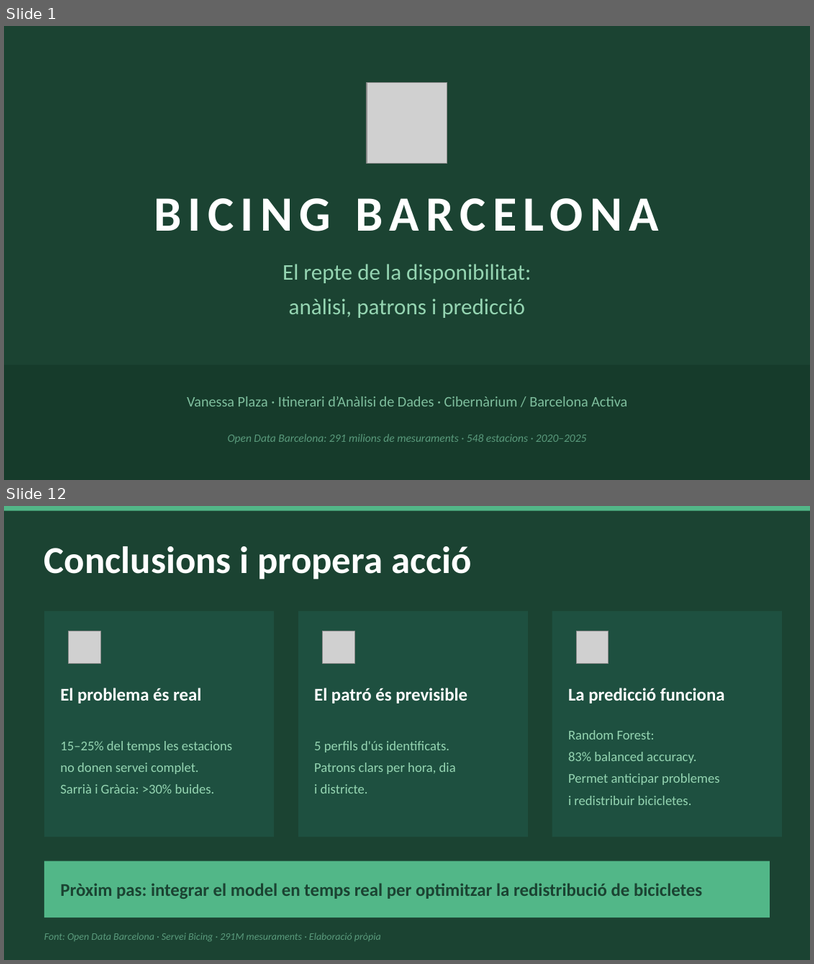
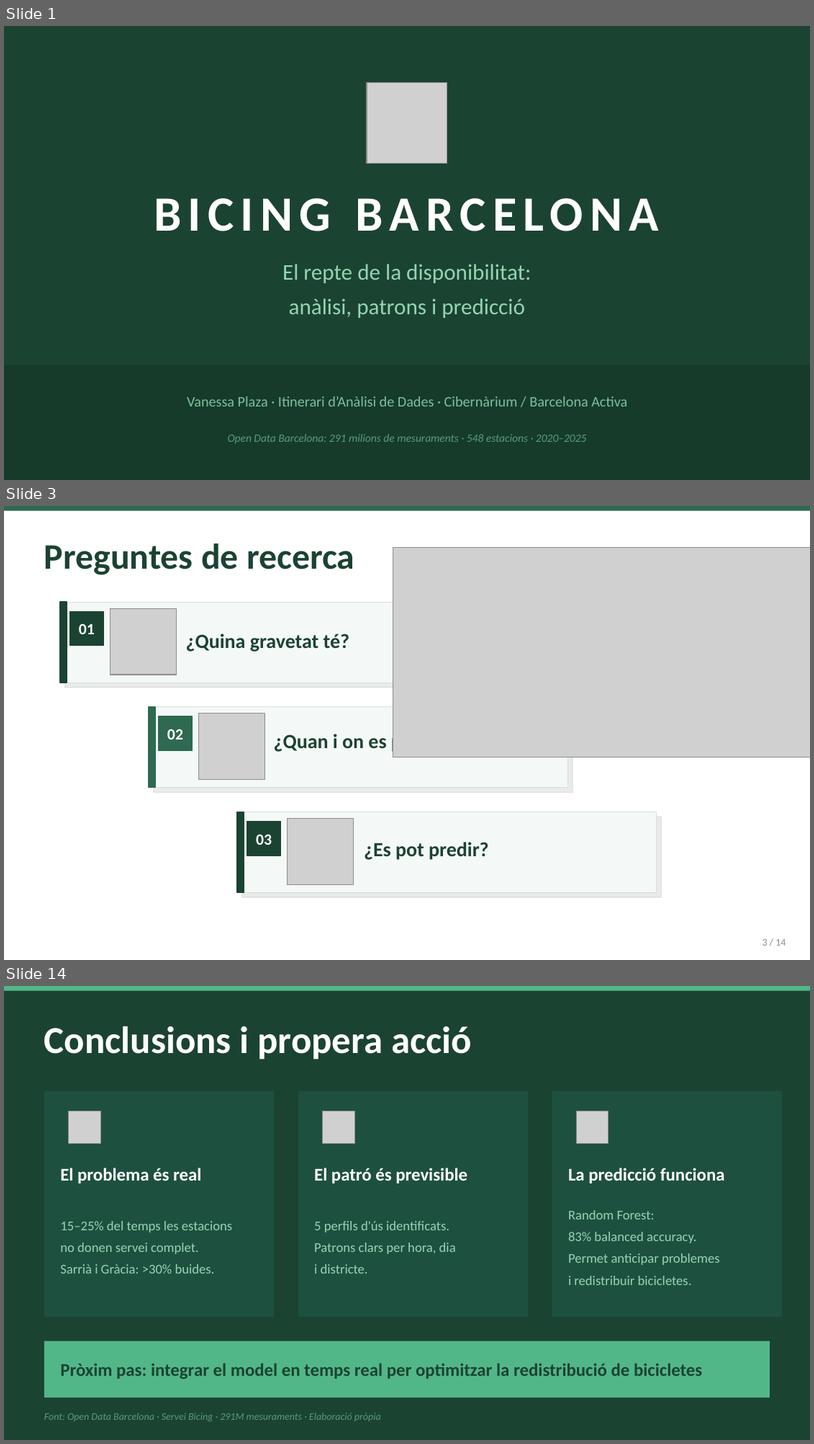
Before and after one commit to VanePla/Projectes-ITCib, a slide deck: SPRINT_13_Projecte_Final/Projecte_bicing.pptx. Shown one above the other, each under a label of ours: slides 1 and 12 before the commit, slides 1, 3 and 14 after it; the slides between them are not shown. The pictures are 814x964 and 814x1444 pixels, drawn with LibreOffice and Linux fonts; fonts in the diff are those of the drawing; grey boxes stand for pictures. Boxes give left, top, right and bottom in pixels: in the first picture for what was removed or moved away, otherwise in the second. Text is boxed around its words. In the diff, an @@ line names an element or a change of style, - is before the commit and + after.

```diff
--- a/SPRINT_13_Projecte_Final/Projecte_bicing.pptx
+++ b/SPRINT_13_Projecte_Final/Projecte_bicing.pptx
@@ slide 3 added at (x1=4, y1=506, x2=810, y2=960), background #FFFFFF @@
@@ rectangle added at (x1=4, y1=506, x2=810, y2=511), fill #2D6A4F @@
@@ text added at (x1=44, y1=543, x2=355, y2=575), 32 pt, text #1B4332, bold @@
+Preguntes de recerca
@@ picture added at (x1=394, y1=548, x2=810, y2=757) @@
@@ rectangle added at (x1=60, y1=602, x2=480, y2=682), fill #F4F8F6, outline #D0E4D8 0.5 pt @@
@@ rectangle added at (x1=60, y1=602, x2=67, y2=682), fill #1B4332, outline #1B4332 1 pt @@
@@ rectangle added at (x1=65, y1=607, x2=485, y2=687), fill #CCCCCC at 40% opacity, outline #CCCCCC 1 pt @@
@@ rectangle added at (x1=70, y1=612, x2=104, y2=646), fill #1B4332, outline #1B4332 1 pt @@
@@ picture added at (x1=111, y1=608, x2=177, y2=674) @@
@@ text added at (x1=79, y1=623, x2=95, y2=634), 14 pt, text #FFFFFF, bold @@
+01
@@ text added at (x1=186, y1=633, x2=350, y2=651), 18 pt, text #1B4332, bold @@
+¿Quina gravetat té?
@@ rectangle added at (x1=149, y1=707, x2=568, y2=788), fill #F4F8F6, outline #D0E4D8 0.5 pt @@
@@ rectangle added at (x1=149, y1=707, x2=156, y2=788), fill #2D6A4F, outline #2D6A4F 1 pt @@
@@ rectangle added at (x1=154, y1=712, x2=574, y2=793), fill #CCCCCC at 40% opacity, outline #CCCCCC 1 pt @@
@@ rectangle added at (x1=159, y1=716, x2=193, y2=750), fill #2D6A4F, outline #2D6A4F 1 pt @@
@@ picture added at (x1=199, y1=713, x2=265, y2=780) @@
@@ text added at (x1=167, y1=728, x2=183, y2=739), 14 pt, text #FFFFFF, bold @@
+02
@@ text added at (x1=274, y1=731, x2=475, y2=753), 18 pt, text #1B4332, bold @@
+¿Quan i on es produeix?
@@ rectangle added at (x1=238, y1=811, x2=657, y2=892), fill #F4F8F6, outline #D0E4D8 0.5 pt @@
@@ rectangle added at (x1=238, y1=811, x2=244, y2=892), fill #1B4332, outline #1B4332 1 pt @@
@@ rectangle added at (x1=243, y1=816, x2=662, y2=897), fill #CCCCCC at 40% opacity, outline #CCCCCC 1 pt @@
@@ rectangle added at (x1=247, y1=821, x2=281, y2=855), fill #1B4332, outline #1B4332 1 pt @@
@@ picture added at (x1=288, y1=818, x2=354, y2=884) @@
@@ text added at (x1=256, y1=834, x2=272, y2=844), 14 pt, text #FFFFFF, bold @@
+03
@@ text added at (x1=364, y1=842, x2=489, y2=860), 18 pt, text #1B4332, bold @@
+¿Es pot predir?
@@ text added at (x1=763, y1=939, x2=786, y2=945), 9 pt, text #868E96 @@
+3 / 14
@@ what was slide 12 is now slide 14 @@
```
Also in this commit, not shown: 10 slides changed, 1 other slide added, 7 other files.
